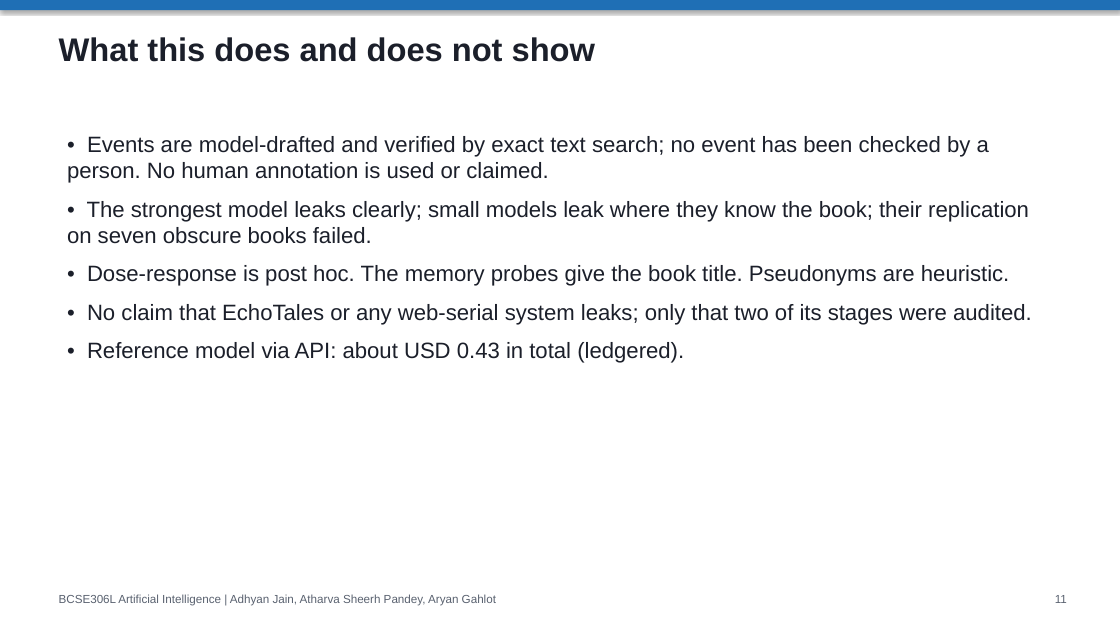
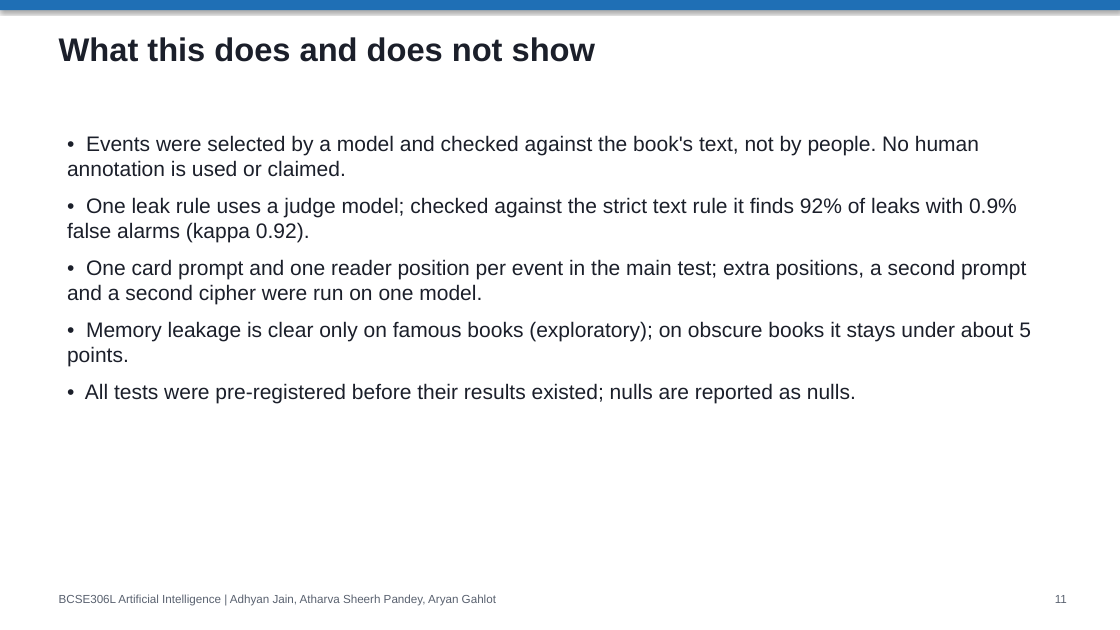
Before and after one commit to adhyan-jain/EchoTales, a slide deck: slide 13 of EchoTales_Research_Presentation.pptx (slide 11 before the commit). Drawn at 1120x630 pixels with LibreOffice and Linux fonts; fonts in the diff are those of the drawing. Boxes give left, top, right and bottom in pixels: in the first picture for what was removed or moved away, otherwise in the second. Text is boxed around its words. In the diff, an @@ line names an element or a change of style, - is before the commit and + after.

```diff
--- a/EchoTales_Research_Presentation.pptx
+++ b/EchoTales_Research_Presentation.pptx
@@ text at bbox=[67, 135, 1031, 403]: text changed; size 19 to 18 pt @@
-• Events are model-drafted and verified by exact text search; no event has been checked by a person. No human annotation is used or claimed.
-• The strongest model leaks clearly; small models leak where they know the book; their replication on seven obscure books failed.
-• Dose-response is post hoc. The memory probes give the book title. Pseudonyms are heuristic.
-• No claim that EchoTales or any web-serial system leaks; only that two of its stages were audited.
-• Reference model via API: about USD 0.43 in total (ledgered).
+• Events were selected by a model and checked against the book's text, not by people. No human annotation is used or claimed.
+• One leak rule uses a judge model; checked against the strict text rule it finds 92% of leaks with 0.9% false alarms (kappa 0.92).
+• One card prompt and one reader position per event in the main test; extra positions, a second prompt and a second cipher were run on one model.
+• Memory leakage is clear only on famous books (exploratory); on obscure books it stays under about 5 points.
+• All tests were pre-registered before their results existed; nulls are reported as nulls.
```
Also in this commit, not shown: 4 other slides changed, 7 other files.
